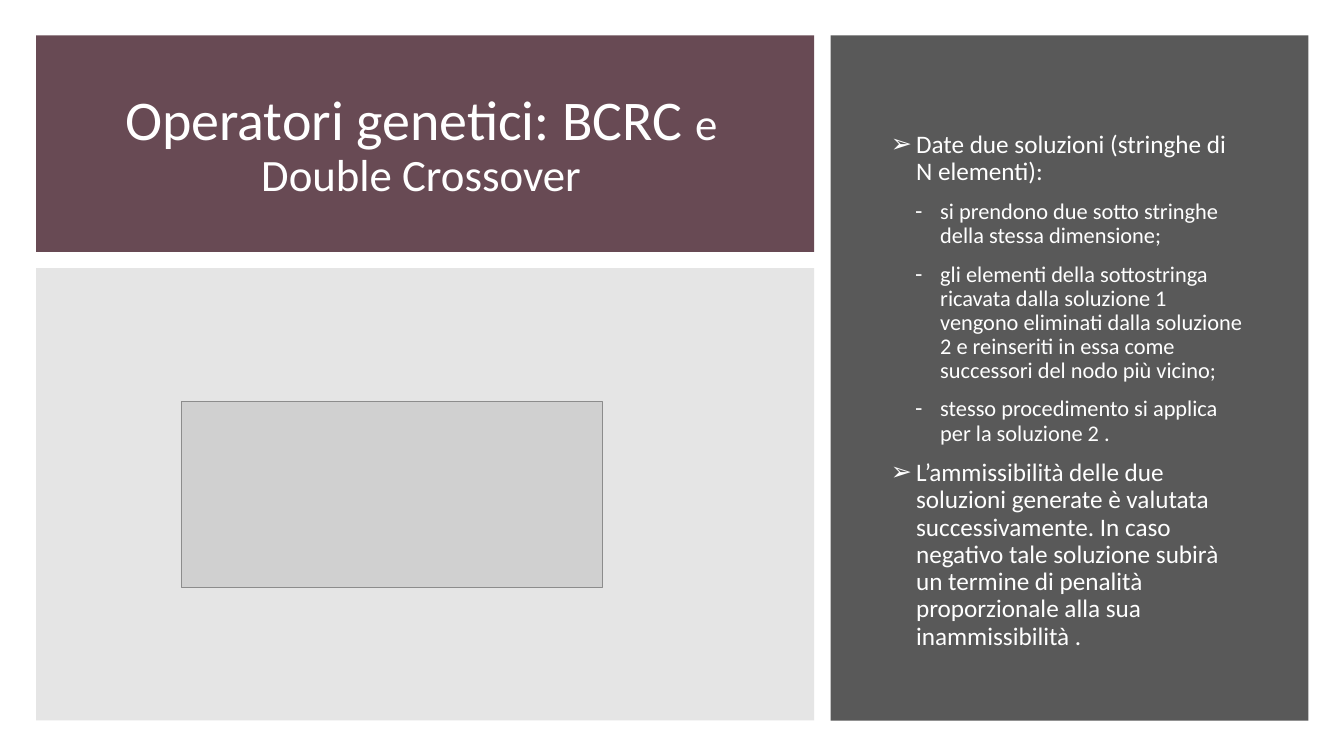
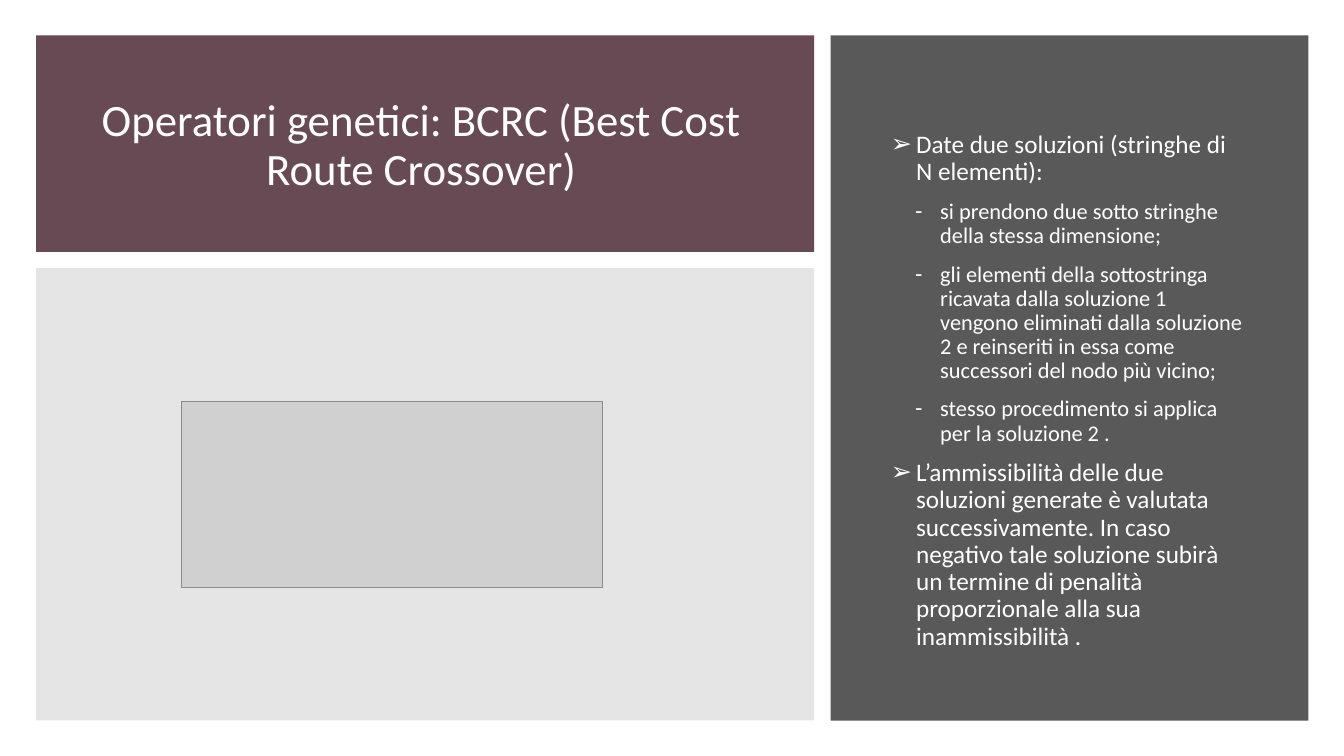
Before and after one commit to gdr-98/Greedy-heuristics-and-genetic-algorithm-for-a-CVRPTW-problem-resolution-, a slide deck: slide 16 of Power_point_nik.pptx (slide 7 before the commit). Drawn at 1344x756 pixels with LibreOffice and Linux fonts; fonts in the diff are those of the drawing; grey boxes stand for pictures. Boxes give left, top, right and bottom in pixels: in the first picture for what was removed or moved away, otherwise in the second. Text is boxed around its words. In the diff, an @@ line names an element or a change of style, - is before the commit and + after.

```diff
--- a/Power_point_nik.pptx
+++ b/Power_point_nik.pptx
@@ title at [102,103,740,191]: text changed; size 40 to 32 pt @@
-Operatori genetici: BCRC e Double Crossover
+Operatori genetici: BCRC (Best Cost Route Crossover)
```
Also in this commit, not shown: 14 other slides changed, 7 slides added, 3 slides removed.
